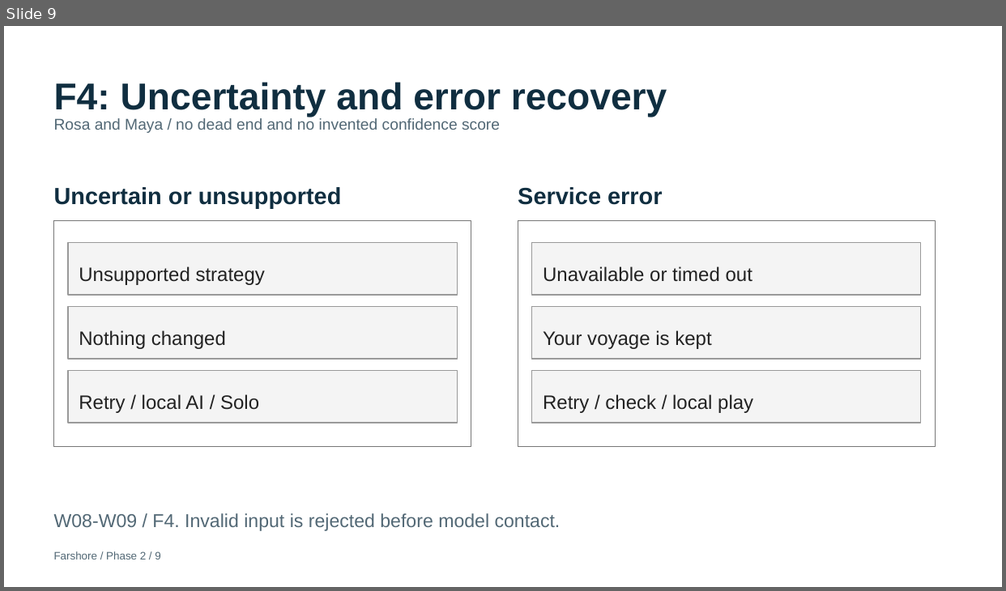
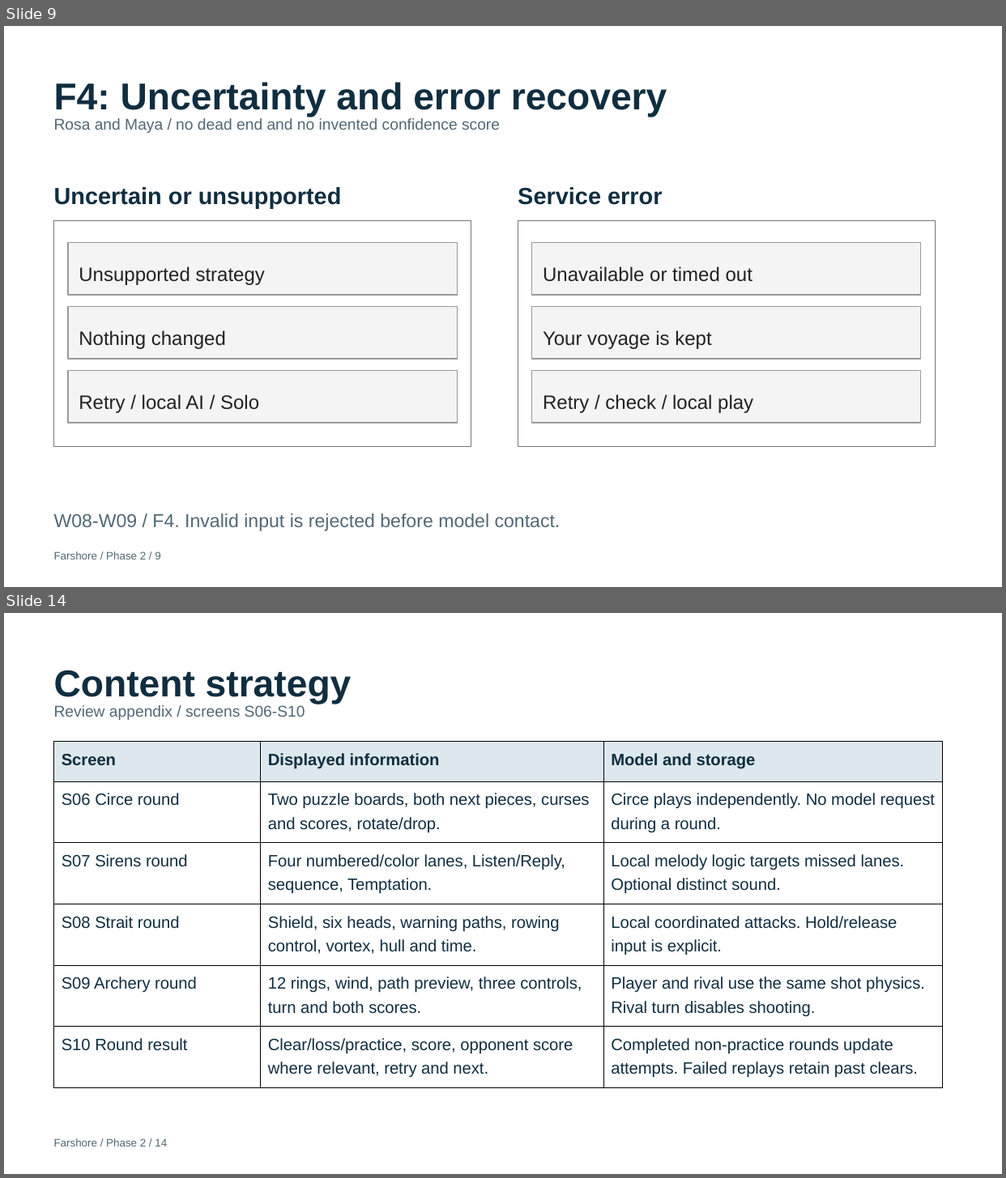
Before and after one commit to RavangDai/Farshore, a slide deck: Farshore Context and Assisment/docs/assignment/phase2-arcade/Farshore-Phase-2-Arcade-Presentation.pptx. Shown one above the other, each under a label of ours: slide 9 before the commit, slides 9 and 14 after it; the slides between them are not shown. The pictures are 1006x591 and 1006x1178 pixels, drawn with LibreOffice and Linux fonts; fonts in the diff are those of the drawing. Boxes give left, top, right and bottom in pixels: in the first picture for what was removed or moved away, otherwise in the second. Text is boxed around its words. In the diff, an @@ line names an element or a change of style, - is before the commit and + after.

```diff
--- a/Farshore Context and Assisment/docs/assignment/phase2-arcade/Farshore-Phase-2-Arcade-Presentation.pptx
+++ b/Farshore Context and Assisment/docs/assignment/phase2-arcade/Farshore-Phase-2-Arcade-Presentation.pptx
@@ slide 14 added at box(4, 613, 1002, 1174), background #FFFFFF @@
@@ text added at box(54, 670, 351, 704), 36 pt, text #102E40, bold @@
+Content strategy
@@ text added at box(54, 705, 305, 720), 15 pt, text #526875 @@
+Review appendix / screens S06-S10
@@ table added at box(54, 742, 943, 1088), 6 rows, 3 columns @@
+Screen | Displayed information | Model and storage
+S06 Circe round | Two puzzle boards, both next pieces, curses and scores, rotate/drop. | Circe plays independently. No model request during a round.
+S07 Sirens round | Four numbered/color lanes, Listen/Reply, sequence, Temptation. | Local melody logic targets missed lanes. Optional distinct sound.
+S08 Strait round | Shield, six heads, warning paths, rowing control, vortex, hull and time. | Local coordinated attacks. Hold/release input is explicit.
+S09 Archery round | 12 rings, wind, path preview, three controls, turn and both scores. | Player and rival use the same shot physics. Rival turn disables shooting.
+S10 Round result | Clear/loss/practice, score, opponent score where relevant, retry and next. | Completed non-practice rounds update attempts. Failed replays retain past clears.
@@ text added at box(54, 1139, 167, 1147), 10.5 pt, text #526875 @@
+Farshore / Phase 2 / 14
```
Also in this commit, not shown: 5 slides changed, 38 other slides added, 25 other files.
